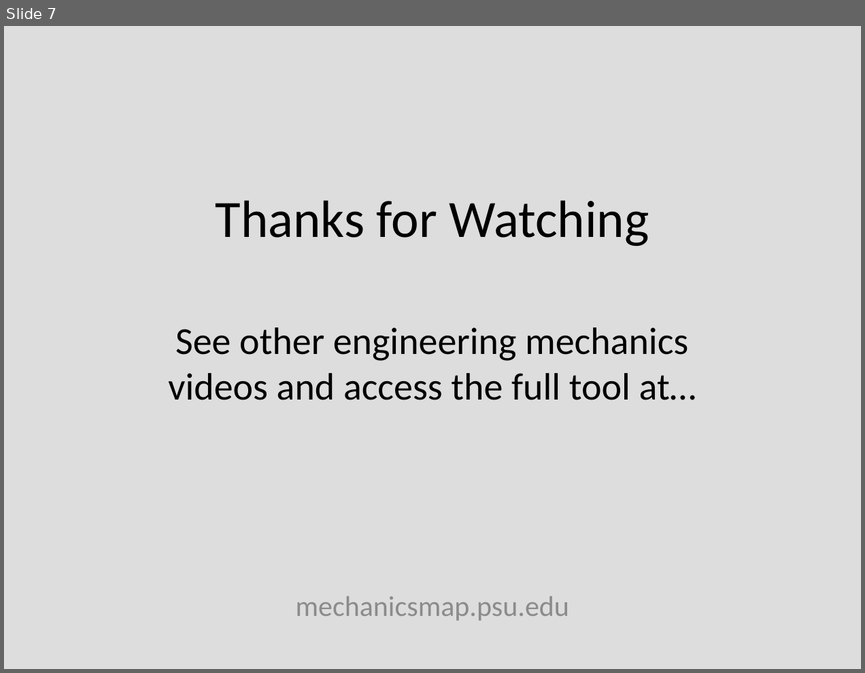
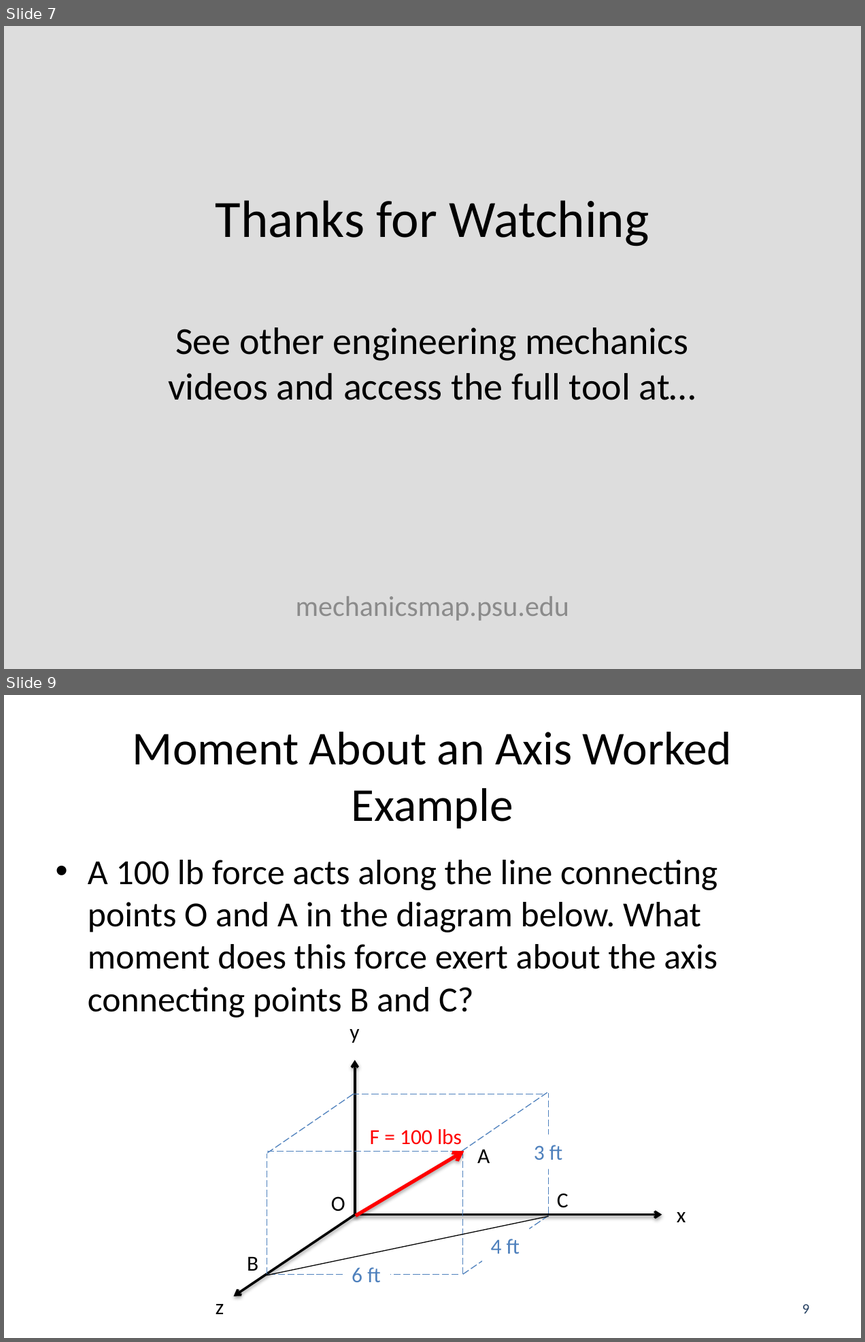
Before and after one commit to JacobMoore/mechanics_textbook, a slide deck: Lecture Slides/VideoLectureSlides/3.5.pptx. Shown one above the other, each under a label of ours: slide 7 before the commit, slides 7 and 9 after it; the slides between them are not shown. The pictures are 865x673 and 865x1342 pixels, drawn with LibreOffice and Linux fonts; fonts in the diff are those of the drawing; background and template pictures are left out. Boxes give left, top, right and bottom in pixels: in the first picture for what was removed or moved away, otherwise in the second. Text is boxed around its words. In the diff, an @@ line names an element or a change of style, - is before the commit and + after.

Commit message:
Added Worked Examples Chap 3
Added worked examples, not including videos to chapter 3

```diff
--- a/Lecture Slides/VideoLectureSlides/3.5.pptx
+++ b/Lecture Slides/VideoLectureSlides/3.5.pptx
@@ slide 9 added at [4,695,861,1338], background #FFFFFF @@
@@ title added at [133,732,732,829], 39.6 pt, text #000000 @@
+Moment About an Axis Worked Example
@@ text added at [88,860,717,1017], 29.6 pt, text #000000 @@
+• A 100 lb force acts along the line connecting points O and A in the diagram below. What moment does this force exert about the axis connecting points B and C?
@@ text added at [349,1029,359,1042], 18 pt, text #000000 @@
+y
@@ arrow added from (354, 1215) to (354, 1060), #000000 2 pt @@
@@ line added from (267, 1153) to (353, 1094), #4F81BD 0.75 pt dashed @@
@@ line added from (352, 1094) to (544, 1094), #4F81BD 0.75 pt dashed @@
@@ line added from (462, 1151) to (547, 1093), #4F81BD 0.75 pt dashed @@
@@ line added from (548, 1213) to (548, 1093), #4F81BD 0.75 pt dashed @@
@@ text added at [370,1129,462,1144], 18 pt, text #FF0000 @@
+F = 100 lbs
@@ line added from (267, 1151) to (459, 1151), #4F81BD 0.75 pt dashed @@
@@ line added from (267, 1273) to (267, 1153), #4F81BD 0.75 pt dashed @@
@@ arrow added from (356, 1215) to (464, 1151), #FF0000 3 pt @@
@@ line added from (463, 1273) to (463, 1153), #4F81BD 0.75 pt dashed @@
@@ text added at [477,1149,490,1163], 18 pt, text #000000 @@
+A
@@ text added at [534,1144,562,1159], 18 pt, text #4F81BD @@
+3 ft
@@ text added at [331,1196,345,1211], 18 pt, text #000000 @@
+O
@@ text added at [557,1193,568,1208], 18 pt, text #000000 @@
+C
@@ arrow added from (356, 1215) to (234, 1295), #000000 2 pt @@
@@ line added from (266, 1275) to (548, 1216), #000000 0.75 pt @@
@@ arrow added from (354, 1215) to (662, 1215), #000000 2 pt @@
@@ line added from (463, 1274) to (548, 1215), #4F81BD 0.75 pt dashed @@
@@ text added at [677,1212,686,1222], 18 pt, text #000000 @@
+x
@@ text added at [491,1238,519,1253], 18 pt, text #4F81BD @@
+4 ft
@@ text added at [247,1256,258,1270], 18 pt, text #000000 @@
+B
@@ line added from (268, 1274) to (460, 1274), #4F81BD 0.75 pt dashed @@
@@ text added at [351,1267,380,1282], 18 pt, text #4F81BD @@
+6 ft
@@ text added at [215,1304,224,1314], 18 pt, text #000000 @@
+z
@@ page number added at [802,1304,810,1313], 12 pt, text #254061 @@
+9
```
Also in this commit, not shown: 1 other slide added, 1 slide removed, 25 other files.
